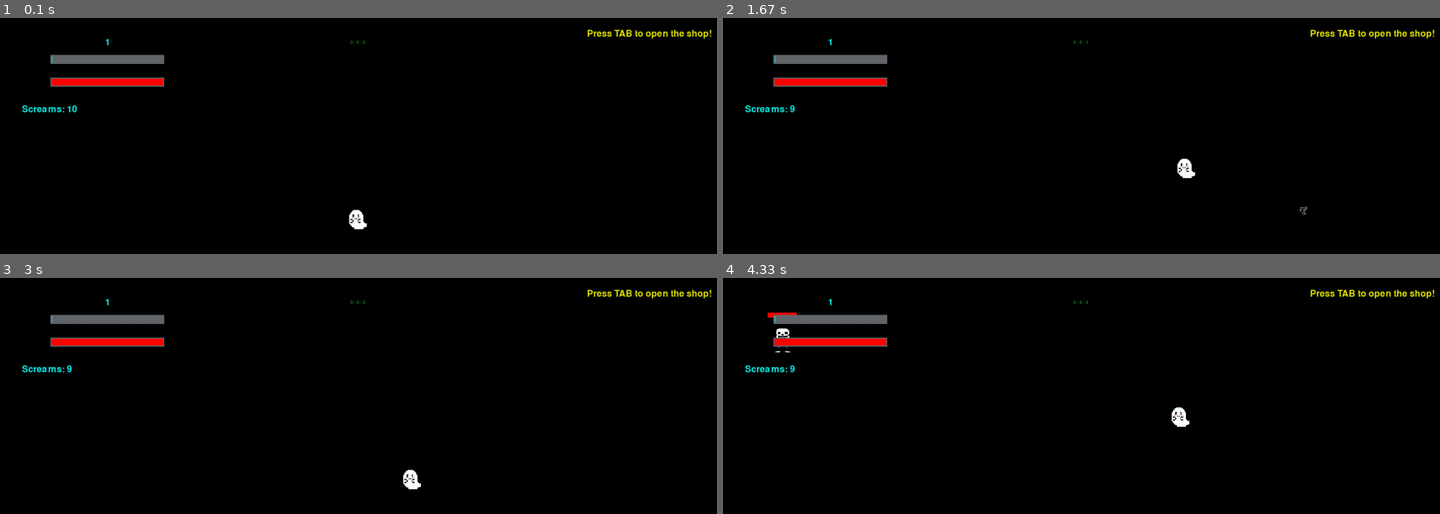
Above: before the commit, frames 1-4 (two rows, left to right).
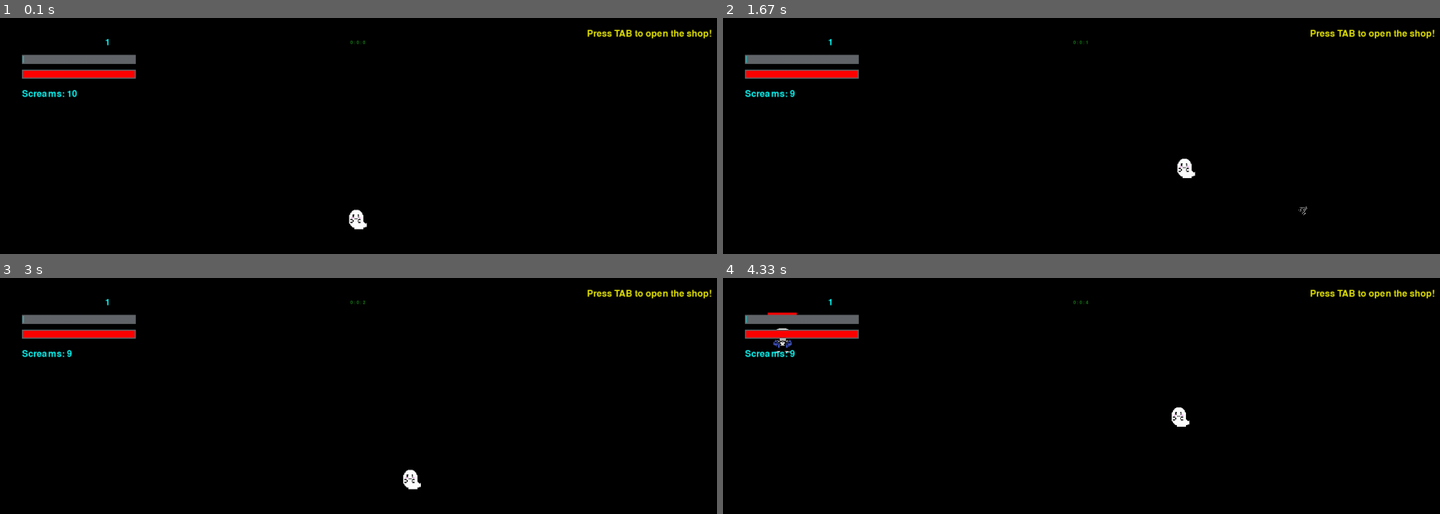
Above: after the commit, the same moments.

Repository: gamingkitty/Pygame-Projects
Game: pygame game, started from games/ghostGame/main_ghost_game.py
Two runs of this game, one before a commit and one after it. Both use one fixed random seed, a clock stepped at 60 frames per second and the inputs below.
Inputs (mouse positions are in pixels of both pictures, inside the frame that each line leads up to):
- Up to frame 1 (0.1 s): no input
- Up to frame 2 (1.67 s): hold D 0.33-0.8 s; hold W 0.83-1.13 s; click (1318, 206) at 1.22 s; hold D from 1.5 s (still down); move the mouse to (1081, 244) at 1.53 s
- Up to frame 3 (3 s): release D at 1.97 s; hold A 2-2.53 s; hold S 2.57-2.87 s; hold A from 2.9 s (still down)
- Up to frame 4 (4.33 s): release A at 3.3 s; hold W 3.33-3.7 s; hold D from 3.73 s (still down)

The runs differ from the first frame. In frame 1, 1.7% of the frame differs, in the area x 3-23%, y 15-41%; in frame 2, 1.7%; in frame 3, 1.7%; in frame 4, 1.7%.

Commit message:
Scaled the screen to a certain size. Fixed bugs with hud

Diff:
--- a/games/ghostGame/main_ghost_game.py
+++ b/games/ghostGame/main_ghost_game.py
@@ -116,8 +116,8 @@
     #bars
     #percent_full, size, location, color, background_color, border_percentx, border_percenty
     #the border_percentx/y is just like how much bigger the border is than the bar, 1, 1 is same size
-    exp_bar = bar.Bar(1, (int(301 * screen_scaler), int(25 * screen_scaler)), (200, 80), BLUE, DARK_GRAY, 0.98, 0.8)
-    hp_bar = bar.Bar(1, (int(301 * screen_scaler), int(25 * screen_scaler)), (200, 120), RED, DARK_GRAY, 0.98, 0.8)
+    exp_bar = bar.Bar(1, (int(301 * screen_scaler), int(25 * screen_scaler)), (50 + int((301 * screen_scaler)/2), 80), BLUE, DARK_GRAY, 0.98, 0.8)
+    hp_bar = bar.Bar(1, (int(301 * screen_scaler), int(25 * screen_scaler)), (50 + int((301 * screen_scaler)/2), 80 + int(40 * screen_scaler)), RED, DARK_GRAY, 0.98, 0.8)
 
     def spawn_sans(attack_power, speed, attack_speed, max_hp):
         new_sans = sans_enemy.Sans(attack_power * (1 + ghost_player.level / 12), speed * (1 + ghost_player.level / 35), attack_speed, max_hp * (1 + ghost_player.level / 10), bar.Bar(1, (51, 9), (0, 0), RED, DARK_GRAY, 1, 1), (int(74 * screen_scaler), int(74 * screen_scaler)))
@@ -159,12 +159,12 @@
     def draw_hud():
         draw_text(str(ghost_player.level), BLUE, 36, 200, 50)
         draw_text(str(hours) + " : " + str(minutes) + " : " + str(seconds), GREEN, 20, screen_width/2, 50)
-        draw_text("Screams: " + str(ghost_player.bullets), BLUE, 36, 50, 160, "topleft")
+        draw_text("Screams: " + str(ghost_player.bullets), BLUE, 36, 50, 80 + int(80 * screen_scaler), "topleft")
         if ghost_player.has_shield:
             if ghost_player.shield_cooldown <= 0:
                 draw_text("Shield: Press q", BLUE, 36, 50, 190, "topleft")
             else:
-                draw_text("Shield: On Cooldown For " + str(round(ghost_player.shield_cooldown / 60)) + " Seconds", BLUE, 36, 50, 190, "topleft")
+                draw_text("Shield: On Cooldown For " + str(round(ghost_player.shield_cooldown / 60)) + " Seconds", BLUE, 36, 50, 80 + int(110 * screen_scaler), "topleft")
         draw_text("Press TAB to open the shop!", YELLOW, 36, screen_width * 0.9, 35)
         #bars
         exp_bar.load(SCREEN)
